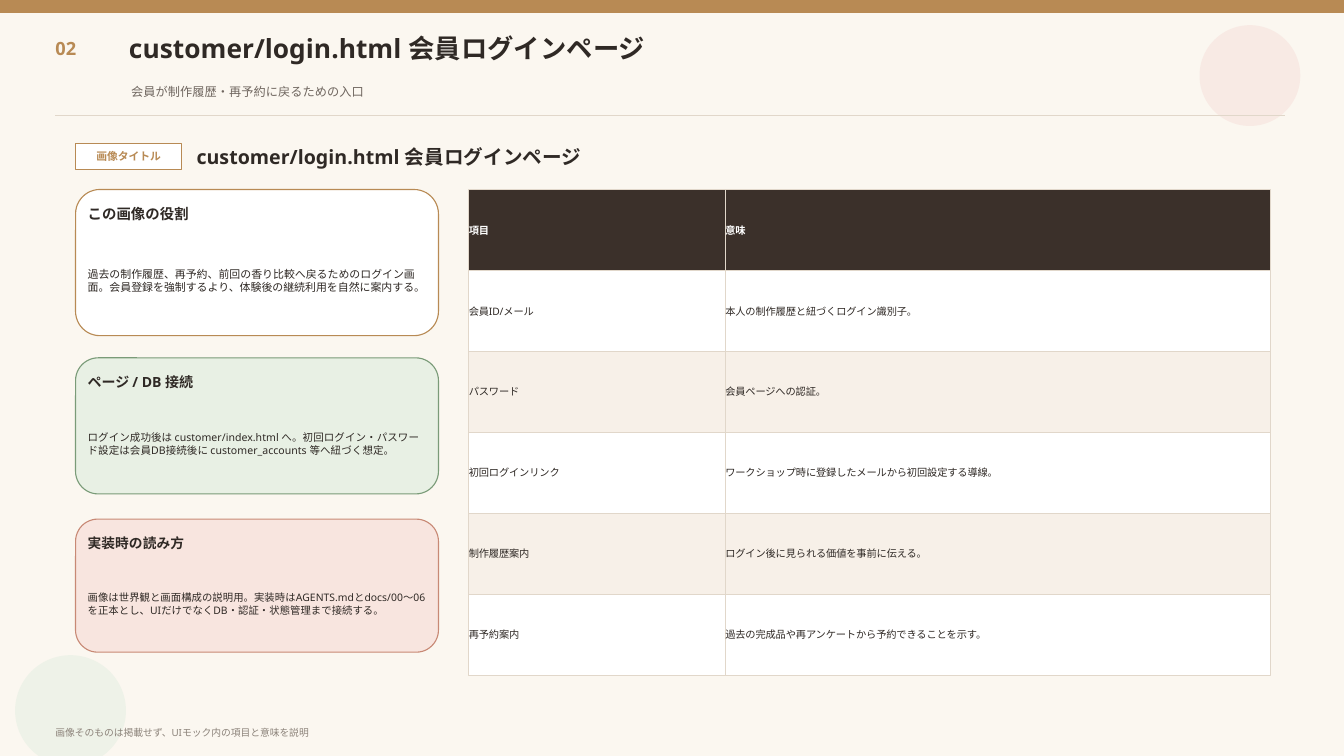
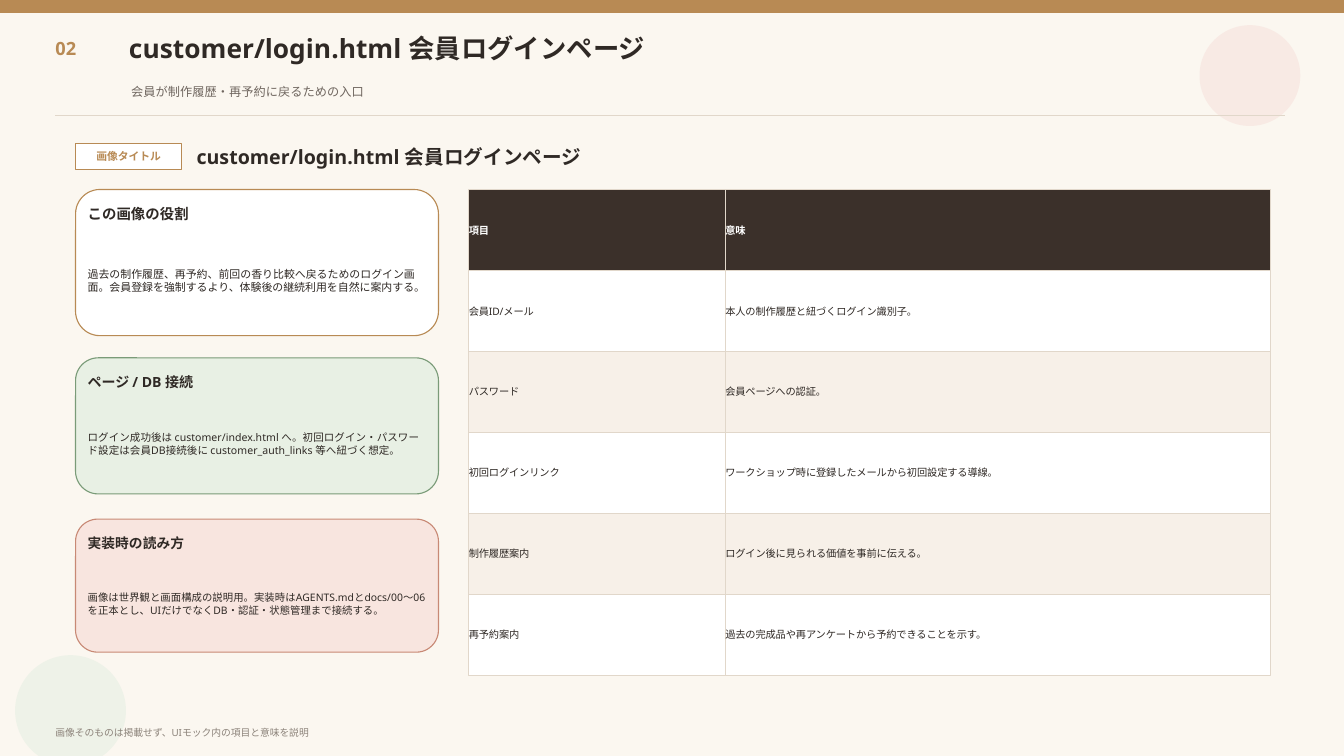
Before and after one commit to 202510-aw-yamaki/fragrance_questionnaire, a slide deck: slide 4 of docs/presentation/fragrance_image_explanations_v1.pptx. Drawn at 1344x756 pixels with LibreOffice and Linux fonts; fonts in the diff are those of the drawing. Boxes give left, top, right and bottom in pixels: in the first picture for what was removed or moved away, otherwise in the second. Text is boxed around its words. In the diff, an @@ line names an element or a change of style, - is before the commit and + after.

```diff
--- a/docs/presentation/fragrance_image_explanations_v1.pptx
+++ b/docs/presentation/fragrance_image_explanations_v1.pptx
@@ text at (88, 432, 419, 456): text changed @@
-ログイン成功後は customer/index.html へ。初回ログイン・パスワード設定は会員DB接続後に customer_accounts 等へ紐づく想定。
+ログイン成功後は customer/index.html へ。初回ログイン・パスワード設定は会員DB接続後に customer_auth_links 等へ紐づく想定。
```
Also in this commit, not shown: 4 other files.
